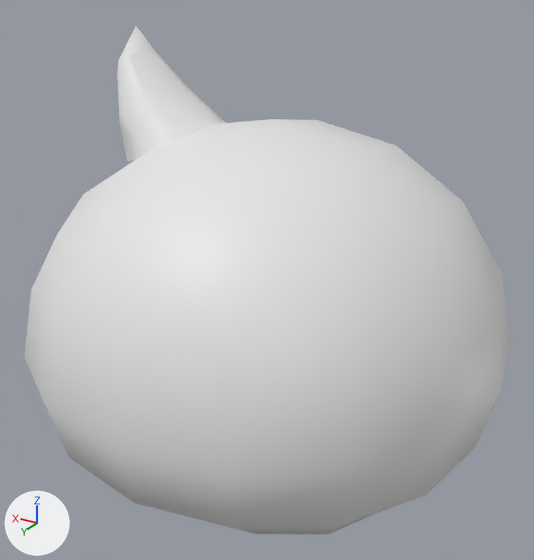
Before and after pictures for a commit that changed the Blender file 27.05.2025_Slime_0.blend.
The view is the same before and after, from a 50 mm lens placed at (-1.237, 2.083, 1.31), pointed at (-0.008, 0.034, 0.285). The lights are fixed; the arrows at lower left show +X, +Y and +Z.

The scene before the commit, as lines of its bpy script (objects in view):
```python
me_horn_mesh = bpy.data.meshes.new('Horn_Mesh')
me_horn_mesh.from_pydata(...)  # 25 vertices, 20 faces; spans x -0.37..0.8, y -0.63..0.6, z -0.19..1.33
me_horn_mesh.polygons.foreach_set('use_smooth', [True] * 20)
me_slime_mesh = bpy.data.meshes.new('Slime_Mesh')
me_slime_mesh.from_pydata(...)  # 98 vertices, 96 faces; spans x -0.84..0.84, y -0.84..0.84, z -0.38..0.84
me_slime_mesh.polygons.foreach_set('use_smooth', [True] * 96)
me_slime_mesh.materials.append(mat_slime_material)  # white #e7e7e7
ob_horn = bpy.data.objects.new('Horn', me_horn_mesh)
ob_horn.location = (0.334, 0.002, 0.767)
ob_horn.rotation_euler = (0.0, 0.618, 0.0)  # degrees (0, 35, 0)
ob_horn.scale = (0.3, 0.3, 0.3)
ob_slime = bpy.data.objects.new('Slime', me_slime_mesh)
ob_slime.location = (0.0, 0.0, 0.0)
```
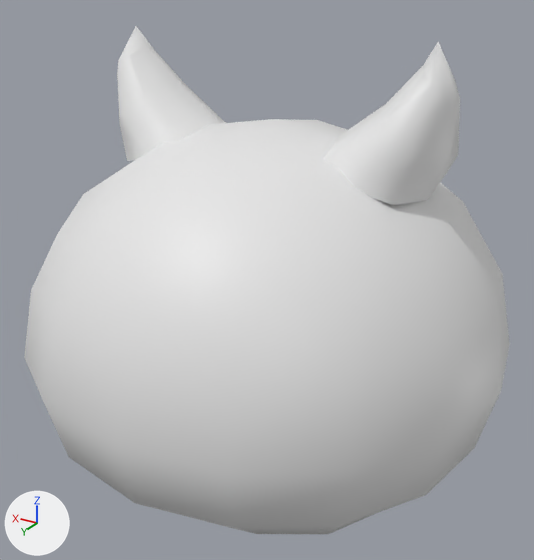
Commit message: The Horns

Where the change shows, as pixel boxes (x1, y1, x2, y2) in the pictures (534 x 560 px):
'Horn', reshaped (213% wider, 32% taller)
    before: (117, 26, 226, 161)
    after: (117, 26, 460, 205)
part 1 of me_horn_mesh, added
    after: (322, 42, 460, 205)

Diff of the bpy script that builds the scene:
```diff
--- a/27.05.2025_Slime_0.blend.py
+++ b/27.05.2025_Slime_0.blend.py
@@ me_horn_mesh @@
 # used by ob_horn; location = (0.334, 0.002, 0.767); rotation_euler = (0.0, 0.618, 0.0), in degrees (0, 35, 0); scale = (0.3, 0.3, 0.3)
-me_horn_mesh.from_pydata(...)  # 25 vertices, 20 faces; spans x -0.37..0.8, y -0.63..0.6, z -0.19..1.33
+me_horn_mesh.from_pydata(...)  # 50 vertices, 40 faces; spans x -3.03..0.8, y -0.63..0.6, z -2.02..1.33
+# me_horn_mesh part 1: a new loose piece of 25 vertices spanning x -3.03..-1.51, y -0.63..0.6, z -2.02..-0.76
```
